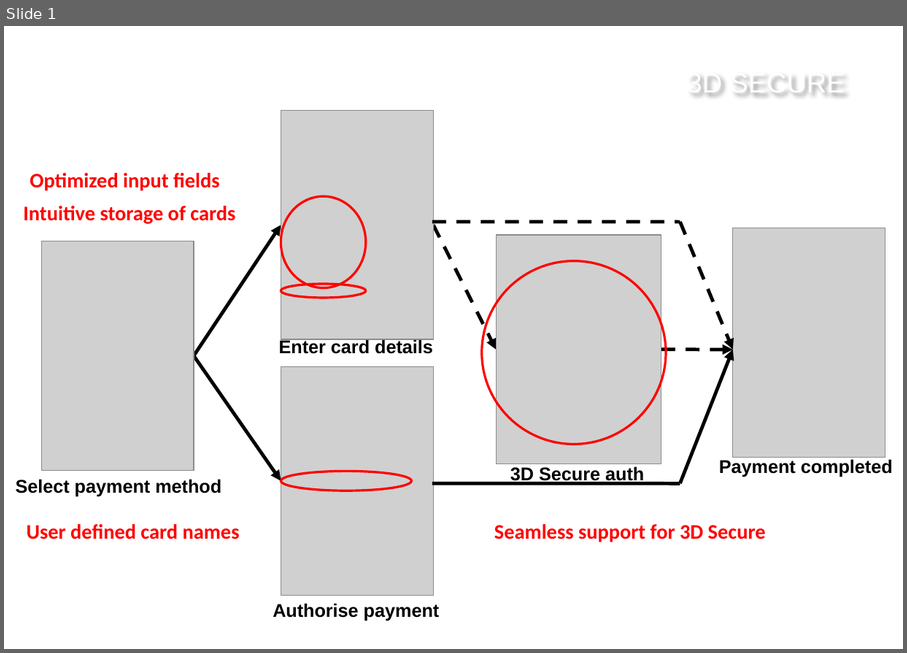
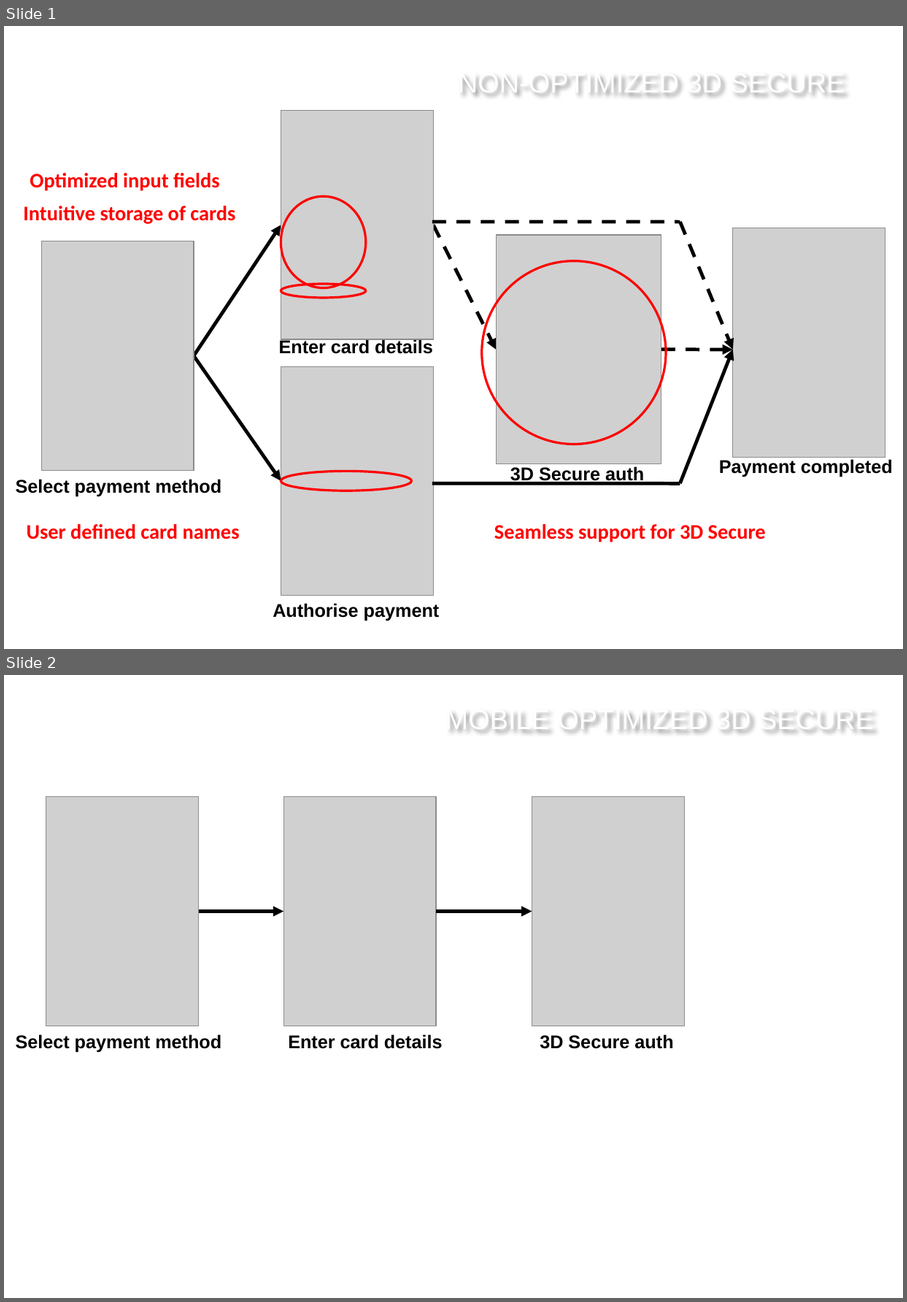
Before and after one commit to vlad3942/mpoint, a slide deck: doc/mPoint - 3D Secure.pptx. Shown one above the other, each under a label of ours: slide 1 before the commit, slides 1 and 2 after it. The pictures are 907x653 and 907x1302 pixels, drawn with LibreOffice and Linux fonts; fonts in the diff are those of the drawing; grey boxes stand for pictures; background and template pictures are left out. Boxes give left, top, right and bottom in pixels: in the first picture for what was removed or moved away, otherwise in the second. Text is boxed around its words. In the diff, an @@ line names an element or a change of style, - is before the commit and + after.

```diff
--- a/doc/mPoint - 3D Secure.pptx
+++ b/doc/mPoint - 3D Secure.pptx
@@ slide 2 added at (4,675,903,1298), background picture (left out) @@
@@ title added at (446,714,874,732), 24 pt, text #FFFFFF @@
+MOBILE OPTIMIZED 3D SECURE
@@ picture added at (46,797,199,1026) @@
@@ picture added at (284,797,437,1026) @@
@@ picture added at (533,797,685,1026) @@
@@ arrow added from (199, 911) to (284, 911), #000000 3 pt @@
@@ arrow added from (437, 911) to (533, 911), #000000 3 pt @@
@@ text added at (16,1034,222,1052), 16 pt, text #000000, bold @@
+Select payment method
@@ text added at (288,1034,443,1049), 16 pt, text #000000, bold @@
+Enter card details
@@ text added at (540,1034,673,1049), 16 pt, text #000000, bold @@
+3D Secure auth
@@ slide 1 changed as well @@
@@ title at (458,77,846,96): text changed @@
-3D SECURE
+NON-OPTIMIZED 3D SECURE
```
Also in this commit, not shown: 1 other slide added, 3 other files.
